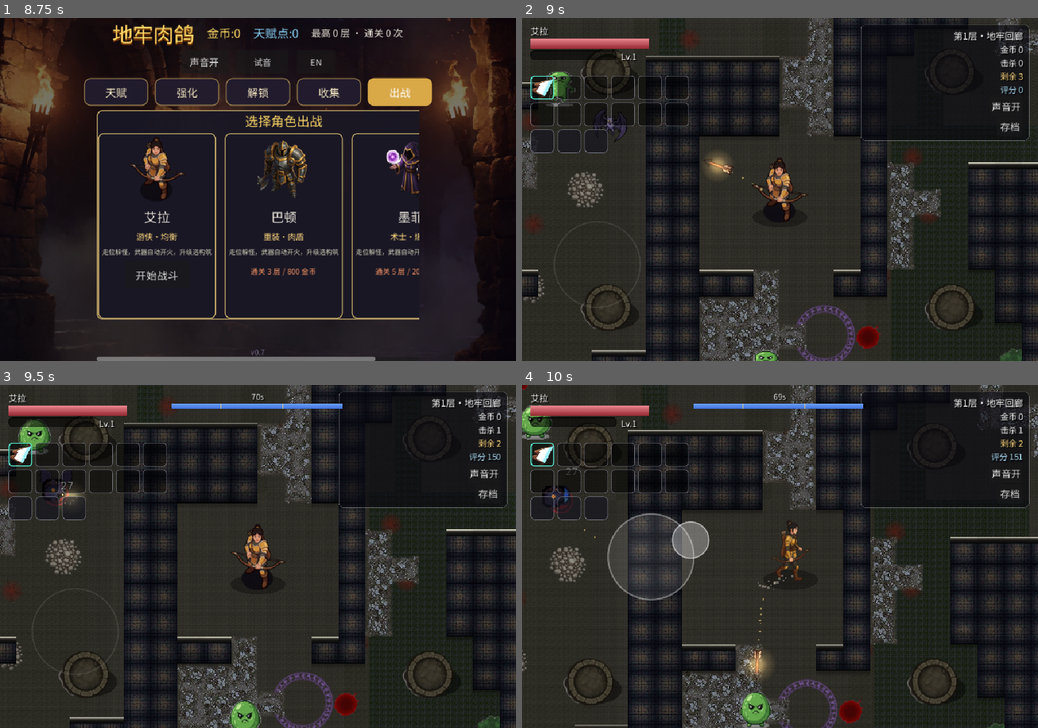
Above: before the commit, frames 1-4 (two rows, left to right).
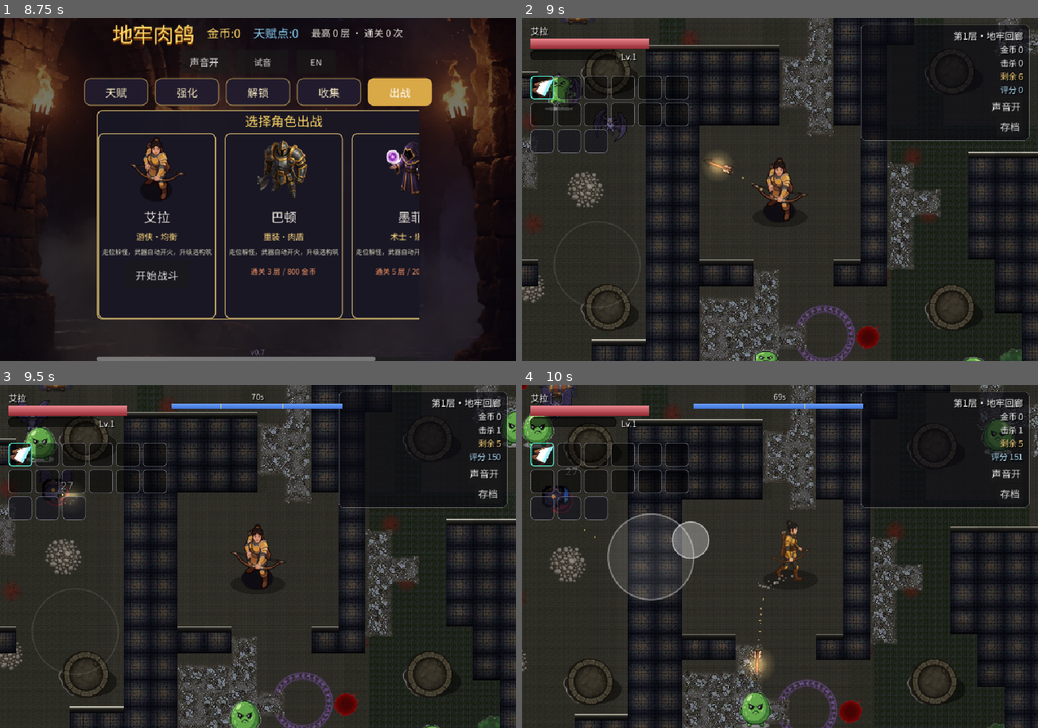
Above: after the commit, the same moments.

Repository: owlco001/dungeon-rogue-godot
Game: Godot game, scene res://scenes/lobby.tscn
Two runs of this game, one before a commit and one after it. Both use one fixed random seed, a clock stepped at 60 frames per second and the inputs below.
Inputs (mouse positions are in pixels of both pictures, inside the frame that each line leads up to):
- Up to frame 1 (8.75 s): click "声音开" at 0.5 s; click "声音关" at 1.25 s; click "试音" at 2 s; click "EN" at 2.75 s; click "Test" at 3.5 s; click "中文" at 4.25 s; click "天赋" at 5 s; click "强化" at 5.75 s; click "解锁" at 6.5 s; click "收集" at 7.25 s; click "出战" at 8 s
- Up to frame 2 (9 s): click "开始战斗" at 8.75 s
- Up to frame 3 (9.5 s): no input
- Up to frame 4 (10 s): drag from (651, 556) to (831, 481) at 9.52 s

Frame 1 is identical in both runs. In frame 2, 8.6% of the frame differs, in the area x 0-100%, y 0-100%; in frame 3, 9.0%; in frame 4, 9.3%.

Commit message:
v0.8.22: 伪3D Y-sort（墙按行拆节点+柱子独立节点，Main开y_sort：贴上墙不被盖、贴下墙被盖）+ 刷怪量提升（base 6→10，per_floor 1.35→2.2，max 46→80）

Diff:
--- a/data/floors.json
+++ b/data/floors.json
@@ -1,40 +1,40 @@
 {
- "count": {
-  "base": 6,
-  "max": 46,
-  "min": 6,
-  "per_floor": 1.35
- },
- "elite_hp_mult": 2.0,
- "mix_anchors": {
-  "1": {
-   "bat": 0.3,
-   "slime": 0.7
+  "count": {
+    "base": 10,
+    "max": 80,
+    "min": 10,
+    "per_floor": 2.2
   },
-  "10": {
-   "slime": 0.368,
-   "bat": 0.23,
-   "skeleton": 0.23,
-   "spitter": 0.08,
-   "brute": 0.092
-  },
-  "20": {
-   "slime": 0.175,
-   "bat": 0.13,
-   "skeleton": 0.26,
-   "spitter": 0.12,
-   "exploder": 0.09,
-   "gargoyle": 0.035,
-   "brute": 0.19
-  },
-  "30": {
-   "slime": 0.136,
-   "bat": 0.112,
-   "skeleton": 0.229,
-   "spitter": 0.16,
-   "exploder": 0.12,
-   "gargoyle": 0.1,
-   "brute": 0.143
+  "elite_hp_mult": 2.0,
+  "mix_anchors": {
+    "1": {
+      "bat": 0.3,
+      "slime": 0.7
+    },
+    "10": {
+      "slime": 0.368,
+      "bat": 0.23,
+      "skeleton": 0.23,
+      "spitter": 0.08,
+      "brute": 0.092
+    },
+    "20": {
+      "slime": 0.175,
+      "bat": 0.13,
+      "skeleton": 0.26,
+      "spitter": 0.12,
+      "exploder": 0.09,
+      "gargoyle": 0.035,
+      "brute": 0.19
+    },
+    "30": {
+      "slime": 0.136,
+      "bat": 0.112,
+      "skeleton": 0.229,
+      "spitter": 0.16,
+      "exploder": 0.12,
+      "gargoyle": 0.1,
+      "brute": 0.143
+    }
   }
- }
 }
--- a/scripts/arena.gd
+++ b/scripts/arena.gd
@@ -89,11 +89,12 @@
 	add_child(cs)
 
 
-class WallsVisual extends Node2D:
-	# L4 房间墙体视觉（v0.8.6 主题化）：逐格主题墙砖 + 亮度抖动；
-	# 南侧邻地面 → 立面（side 贴图）+ 底边压暗 + 向地面投 10px 影；
-	# 北侧邻地面 → 顶部高光。全部命令在一个 canvas item 内（缓存绘制）。
-	var rects: Array = []  # grid 缺失时的兜底（合并矩形）
+class WallRow extends Node2D:
+	# v0.8.22 伪3D Y-sort：每行墙一个节点，父级（Main）开 y_sort_enabled；
+	# 节点 y 取行底 - YSORT_BIAS（角色精灵半高与碰撞半径之差）：贴上墙时角色盖过墙跟、
+	# 贴下墙时墙盖过角色。绘制内容与旧 WallsVisual 单格逻辑一致（本地坐标）。
+	const YSORT_BIAS := 20.0
+	var row := 0
 	var grid := PackedByteArray()
 	var gw := 32
 	var gh := 24
@@ -109,56 +110,67 @@
 
 	func _draw() -> void:
 		if grid.is_empty() or wall_tex == null:
-			# 兜底：旧平色矩形
-			for r in rects:
-				var p: Vector2 = r["pos"]
-				var s: Vector2 = r["size"]
-				var top := Rect2(p - s * 0.5, s)
-				draw_rect(top, Color(0.16, 0.14, 0.18, 1.0))
-				draw_rect(Rect2(top.position, Vector2(s.x, 6.0)), Color(0.32, 0.28, 0.34, 1.0))
 			return
 		var side: Texture2D = side_tex if side_tex != null else wall_tex
-		for y in range(gh):
-			for x in range(gw):
-				if grid[y * gw + x] != 1:
-					continue
-				var rect := Rect2(float(x) * cell, float(y) * cell, cell, cell)
-				var h := hash("%s:%d:%d" % [theme, x, y])
-				var shade := 0.88 + float(absi(h) % 100) / 100.0 * 0.20
-				# 主体：side 砖纹（wall 贴图是横向光带条纹，只能当顶盖用）
-				# v0.8.15 去重复：按 hash 水平镜像，打破竖条纹周期感
-				if (absi(h >> 7) % 2) == 0:
-					draw_set_transform(rect.position + Vector2(cell, 0.0), 0.0, Vector2(-1, 1))
-					draw_texture_rect(side, Rect2(Vector2.ZERO, Vector2(cell, cell)), false,
+		for x in range(gw):
+			if grid[row * gw + x] != 1:
+				continue
+			var lp := Vector2(float(x) * cell, -cell)  # 本行格子本地左上
+			var h := hash("%s:%d:%d" % [theme, x, row])
+			var shade := 0.88 + float(absi(h) % 100) / 100.0 * 0.20
+			# 主体：side 砖纹（wall 贴图是横向光带条纹，只能当顶盖用）
+			# v0.8.15 去重复：按 hash 水平镜像，打破竖条纹周期感
+			if (absi(h >> 7) % 2) == 0:
+				draw_set_transform(lp + Vector2(cell, 0.0), 0.0, Vector2(-1, 1))
+				draw_texture_rect(side, Rect2(Vector2.ZERO, Vector2(cell, cell)), false,
 						Color(shade, shade, shade))
-					draw_set_transform(Vector2.ZERO, 0.0, Vector2.ONE)
-				else:
-					draw_texture_rect(side, rect, false, Color(shade, shade, shade))
-				if not _is_wall(x, y - 1):
-					# 北侧顶盖：wall 光带压进顶部 12px 成受光斜面 + 高光线
-					draw_texture_rect(wall_tex, Rect2(rect.position, Vector2(cell, 12.0)),
+				draw_set_transform(Vector2.ZERO, 0.0, Vector2.ONE)
+			else:
+				draw_texture_rect(side, Rect2(lp, Vector2(cell, cell)), false, Color(shade, shade, shade))
+			if not _is_wall(x, row - 1):
+				# 北侧顶盖：wall 光带压进顶部 12px 成受光斜面 + 高光线
+				draw_texture_rect(wall_tex, Rect2(lp, Vector2(cell, 12.0)),
 						false, Color(shade, shade, shade))
-					draw_rect(Rect2(rect.position, Vector2(cell, 2.0)), Color(1, 1, 1, 0.25))
-				if not _is_wall(x, y + 1):
-					# 南侧立面：下半压暗 + 底边线 + 地面投影（v0.8.15 投影改 4 级柔边渐隐）
-					draw_rect(Rect2(rect.position + Vector2(0, cell * 0.55),
+				draw_rect(Rect2(lp, Vector2(cell, 2.0)), Color(1, 1, 1, 0.25))
+			if not _is_wall(x, row + 1):
+				# 南侧立面：下半压暗 + 底边线 + 地面投影（v0.8.15 投影改 4 级柔边渐隐）
+				draw_rect(Rect2(lp + Vector2(0, cell * 0.55),
 						Vector2(cell, cell * 0.45)), Color(0, 0, 0, 0.18))
-					draw_rect(Rect2(rect.position + Vector2(0, cell - 3.0), Vector2(cell, 3.0)),
+				draw_rect(Rect2(lp + Vector2(0, cell - 3.0), Vector2(cell, 3.0)),
 						Color(0, 0, 0, 0.45))
-					for i in range(4):
-						var sa := 0.28 * (1.0 - float(i) / 4.0)
-						draw_rect(Rect2(rect.position + Vector2(0, cell + float(i) * 2.5),
+				for i in range(4):
+					var sa := 0.28 * (1.0 - float(i) / 4.0)
+					draw_rect(Rect2(lp + Vector2(0, float(i) * 2.5),
 							Vector2(cell, 2.5)), Color(0, 0, 0, sa))
 
 
+class PillarVisual extends Node2D:
+	# v0.8.22 柱子也参与 Y-sort（之前烘进静态图，永远在角色下面）
+	var pillar_tex: Texture2D = null
+
+	func _draw() -> void:
+		draw_set_transform(Vector2(8, 14), 0.0, Vector2(1.0, 0.55))
+		draw_circle(Vector2.ZERO, 50.0, Color(0, 0, 0, 0.45))
+		draw_set_transform(Vector2.ZERO, 0.0, Vector2.ONE)
+		if pillar_tex != null:
+			var ps := pillar_tex.get_size()
+			var target := 116.0
+			var k := target / maxf(ps.x, ps.y)
+			draw_texture_rect(pillar_tex,
+					Rect2(-ps.x * k * 0.5, -ps.y * k * 0.5, ps.x * k, ps.y * k), false)
+		else:
+			draw_circle(Vector2.ZERO, 42.0, Color(0.20, 0.18, 0.26))
+			draw_circle(Vector2.ZERO, 42.0 * 0.72, Color(0.26, 0.23, 0.33))
+
+
 var _room_wall_shapes: Array = []
-var _room_walls_visual: WallsVisual = null
+var _room_wall_rows: Array = []
+var _pillar_nodes: Array = []
 
 
 ## L4：按房间生成结果建墙（碰撞挂本 StaticBody2D，layer 4 与边框一致）
 func build_room_walls(rects: Array, p_grid: PackedByteArray = PackedByteArray()) -> void:
 	clear_room_walls()
-	var visual_rects: Array = []
 	for r in rects:
 		var cs := CollisionShape2D.new()
 		var shape := RectangleShape2D.new()
@@ -167,15 +179,27 @@
 		cs.position = r["pos"]
 		add_child(cs)
 		_room_wall_shapes.append(cs)
-		visual_rects.append(r)
-	_room_walls_visual = WallsVisual.new()
-	_room_walls_visual.rects = visual_rects
-	_room_walls_visual.grid = p_grid
-	_room_walls_visual.wall_tex = _wall_tex
-	_room_walls_visual.side_tex = _side_tex
-	_room_walls_visual.theme = theme
-	_room_walls_visual.z_index = 2
-	add_child(_room_walls_visual)
+	# v0.8.22：每行墙一个节点，挂到 Main（父级开 y_sort）参与伪3D 排序
+	var yparent := get_parent()
+	if yparent == null or p_grid.is_empty():
+		return
+	for y in range(24):
+		var has := false
+		for x in range(32):
+			if p_grid[y * 32 + x] == 1:
+				has = true
+				break
+		if not has:
+			continue
+		var rn := WallRow.new()
+		rn.row = y
+		rn.grid = p_grid
+		rn.wall_tex = _wall_tex
+		rn.side_tex = _side_tex
+		rn.theme = theme
+		rn.position = Vector2(0, (float(y) + 1.0) * 50.0 - WallRow.YSORT_BIAS)
+		yparent.add_child(rn)
+		_room_wall_rows.append(rn)
 
 
 func clear_room_walls() -> void:
@@ -183,9 +207,10 @@
 		if is_instance_valid(cs):
 			cs.queue_free()
 	_room_wall_shapes.clear()
-	if is_instance_valid(_room_walls_visual):
-		_room_walls_visual.queue_free()
-		_room_walls_visual = null
+	for rn in _room_wall_rows:
+		if is_instance_valid(rn):
+			rn.queue_free()
+	_room_wall_rows.clear()
 
 
 func set_theme(t: String) -> void:
@@ -205,6 +230,14 @@
 		_side_tex = _wall_tex
 	_hazard_tex = _make_hazard_texture()
 	_pillar_tex = load("res://assets/tiles/decor/pillar.png") as Texture2D
+	# v0.8.22：柱子节点参与 Y-sort（挂 Main）；baker 不建（烘焙图里不含柱子）
+	if not _is_baker and _pillar_nodes.is_empty() and get_parent() != null:
+		for pp in PILLARS:
+			var pv := PillarVisual.new()
+			pv.pillar_tex = _pillar_tex
+			pv.position = pp
+			get_parent().add_child(pv)
+			_pillar_nodes.append(pv)
 	_decal_texs.clear()
 	for dn in DECAL_NAMES:
 		_decal_texs.append(load("res://assets/tiles/decals/decal_%s.png" % dn) as Texture2D)
@@ -273,11 +306,12 @@
 	_build_torches()
 	_build_rune_decals(drng, center)
 	# v0.8.6：房间内墙跟随主题换砖（build_room_walls 时用的是上一层贴图）
-	if _room_walls_visual != null and is_instance_valid(_room_walls_visual):
-		_room_walls_visual.wall_tex = _wall_tex
-		_room_walls_visual.side_tex = _side_tex
-		_room_walls_visual.theme = theme
-		_room_walls_visual.queue_redraw()
+	for rn in _room_wall_rows:
+		if is_instance_valid(rn):
+			rn.wall_tex = _wall_tex
+			rn.side_tex = _side_tex
+			rn.theme = theme
+			rn.queue_redraw()
 	queue_redraw()
 	if not _is_baker:
 		_request_bake()
@@ -558,17 +592,4 @@
 	draw_texture_rect(_vignette_b, Rect2(0, H - 40, W, 40), false)
 	draw_texture_rect(_vignette_l, Rect2(0, 0, 40, H), false)
 	draw_texture_rect(_vignette_r, Rect2(W - 40, 0, 40, H), false)
-	# 柱子：椭圆阴影 + 柱体贴图
-	for p in PILLARS:
-		draw_set_transform(p + Vector2(8, 14), 0.0, Vector2(1.0, 0.55))
-		draw_circle(Vector2.ZERO, PILLAR_R + 8.0, Color(0, 0, 0, 0.45))
-		draw_set_transform(Vector2.ZERO, 0.0, Vector2.ONE)
-		if _pillar_tex != null:
-			var ps := _pillar_tex.get_size()
-			var target := 116.0
-			var k := target / maxf(ps.x, ps.y)
-			draw_texture_rect(_pillar_tex,
-				Rect2(p.x - ps.x * k * 0.5, p.y - ps.y * k * 0.5, ps.x * k, ps.y * k), false)
-		else:
-			draw_circle(p, PILLAR_R, Color(0.20, 0.18, 0.26))
-			draw_circle(p, PILLAR_R * 0.72, Color(0.26, 0.23, 0.33))
+	# v0.8.22：柱子改由 PillarVisual 节点绘制（参与 Y-sort），此处不再绘制
--- a/scripts/main.gd
+++ b/scripts/main.gd
@@ -25,12 +25,15 @@
 		_t += d
 		_tick -= d
 		queue_redraw()
+		# v0.8.20：在范围内每帧压住减速（之前 0.5s 脉冲一次、0.225s 就回满，减速断断续续）
+		var pl := get_tree().get_first_node_in_group("player") as Node2D
+		var inside := pl != null and is_instance_valid(pl) \
+				and global_position.distance_to(pl.global_position) <= radius
+		if inside:
+			pl.set("external_slow_mult", 0.55)
 		if _tick <= 0.0:
 			_tick = 0.5
-			var pl := get_tree().get_first_node_in_group("player") as Node2D
-			if pl != null and is_instance_valid(pl) \
-					and global_position.distance_to(pl.global_position) <= radius:
-				pl.set("external_slow_mult", 0.55)
+			if inside:
 				if pl.has_method("take_damage"):
 					pl.take_damage(tick_dmg,
 						(pl.global_position - global_position).normalized(), 0.5)
@@ -83,6 +86,9 @@
 
 func _ready() -> void:
 	add_to_group("game")
+	# v0.8.22 伪3D：子节点按 Y 排序（同 z_index 内）。墙按行拆节点、柱子独立节点，
+	# 与玩家/怪/掉落同级排序：贴上墙角色盖过墙跟，贴下墙角色被墙盖住。
+	y_sort_enabled = true
 	arena = StaticBody2D.new()
 	arena.set_script(ArenaScript)
 	arena.name = "Arena"
@@ -142,7 +148,6 @@
 	player.name = "Player"
 	player.position = Vector2(ARENA_W * 0.5, ARENA_H * 0.5)
 	add_child(player)
-	player.z_index = 3  # v0.8.20：实体盖过房间墙（墙 z=2），修北墙边被盖住的图层错误
 	player.hp_changed.connect(_on_player_hp)
 	player.xp_changed.connect(_on_player_xp)
 	player.gold_changed.connect(hud.set_gold)
@@ -326,7 +331,6 @@
 	e.position = _spawn_pos()
 	e.died.connect(_on_enemy_died)
 	add_child(e)
-	e.z_index = 3
 	if e.has_meta("pooled_reuse"):
 		e.remove_meta("pooled_reuse")
 		e.spawn_init()
@@ -858,7 +862,6 @@
 	player.name = "Player"
 	player.position = Vector2(ARENA_W * 0.5, ARENA_H * 0.5)
 	add_child(player)
-	player.z_index = 3  # v0.8.20：实体盖过房间墙（墙 z=2），修北墙边被盖住的图层错误
 	player.hp_changed.connect(_on_player_hp)
 	player.xp_changed.connect(_on_player_xp)
 	player.gold_changed.connect(hud.set_gold)
@@ -884,6 +887,7 @@
 			w["cd_t"] = float(w.get("cd_t", 0.0))
 	player.passives = (save_data.get("passives", {}) as Dictionary).duplicate(true)
 	player.relics = (save_data.get("relics", []) as Array).duplicate()
+	player._recalc()  # v0.8.20：继续存档后按被动/遗物重算速度与磁吸（之前残留初始值）
 	player.skills = (save_data.get("skills", []) as Array).duplicate(true)
 	for s in player.skills:
 		if s is Dictionary:
--- a/scripts/player.gd
+++ b/scripts/player.gd
@@ -93,6 +93,7 @@
 	RelicEffects.attach(self)
 	_setup_dust()
 	_play("idle_down")
+	_recalc()  # v0.8.20：新开局也按被动/遗物/局外加成算速度与磁吸（之前要等第一次获得被动才生效）
 	hp_changed.emit(hp, max_hp)
 
 
--- a/scripts/projectile.gd
+++ b/scripts/projectile.gd
@@ -29,6 +29,8 @@
 var _traveled := 0.0
 var _hit_set := {}
 var _sprite: Sprite2D
+var _hostile_tint := Color(0.55, 1.0, 0.29)  # v0.8.20：敌对弹外观延迟到 _ready 应用（首建时 _sprite 尚为 null）
+var _hostile_scale := 0.8
 var _trail: CPUParticles2D = null
 var _game: Node = null
 var _returning := false
@@ -83,8 +85,17 @@
 		p_dmg: float, p_range: float, p_tint: Color = Color(0.55, 1.0, 0.29)) -> void:
 	setup(p_tex, p_pos, p_dir, p_speed, p_dmg, 0, 0, 0.0, 0.0, 2.0, p_range, 0.0)
 	hostile = true
-	_sprite.modulate = p_tint
-	_sprite.scale = Vector2.ONE * 0.8
+	_hostile_tint = p_tint
+	# v0.8.20：调用方在 add_child 前 setup，首建时 _sprite 为 null，外观留给 _ready 应用
+	if _sprite != null:
+		_apply_hostile_look()
+
+
+func _apply_hostile_look() -> void:
+	if _sprite == null:
+		return
+	_sprite.modulate = _hostile_tint
+	_sprite.scale = Vector2.ONE * _hostile_scale
 
 
 func spawn_init() -> void:
@@ -100,6 +111,8 @@
 	_sprite = Sprite2D.new()
 	_sprite.texture = load(tex_path) as Texture2D
 	_sprite.rotation = dir.angle()
+	if hostile:
+		_apply_hostile_look()
 	add_child(_sprite)
 	z_index = 4
 	_game = get_tree().get_first_node_in_group("game")
@@ -281,6 +294,9 @@
 
 
 func _apply_homing(delta: float) -> void:
+	# v0.8.20：敌对弹不吃寻敌转向（否则酸弹会被带向喷吐怪自己，偏离玩家）
+	if hostile:
+		return
 	# 回旋斧返程时不追踪
 	if boomerang and _returning:
 		return
--- a/test/auto_v08.gd
+++ b/test/auto_v08.gd
@@ -310,9 +310,9 @@
 
 # ---- V9 静态（B3）：刷怪曲线断言（01 §3.2）----
 func _v9() -> void:
-	_check("V9 count f1=6", GameData.floor_count(1) == 6, "got %d" % GameData.floor_count(1))
-	_check("V9 count f29=44", GameData.floor_count(29) == 44, "got %d" % GameData.floor_count(29))
-	_check("V9 count f60=46 cap", GameData.floor_count(60) == 46, "got %d" % GameData.floor_count(60))
+	_check("V9 count f1=10", GameData.floor_count(1) == 10, "got %d" % GameData.floor_count(1))
+	_check("V9 count f29=72", GameData.floor_count(29) == 72, "got %d" % GameData.floor_count(29))
+	_check("V9 count f60=80 cap", GameData.floor_count(60) == 80, "got %d" % GameData.floor_count(60))
 	var mono := true
 	for f in range(2, 61):
 		if GameData.floor_count(f) < GameData.floor_count(f - 1):
--- a/tools/check_parse.gd
+++ b/tools/check_parse.gd
@@ -9,7 +9,10 @@
 	files.sort()
 	var failed: Array[String] = []
 	for f in files:
-		if load(f) == null:
+		var s := load(f) as GDScript
+		# v0.8.20：load() 对语法错误的脚本也不返回 null；reload() 会误伤引用 autoload 的脚本，
+		# 用 can_instantiate() 判定（坏脚本 false，正常脚本/autoload 均为 true，已实测）
+		if s == null or not s.can_instantiate():
 			failed.append(f)
 	var auto_failed: Array[String] = []
 	for p in ProjectSettings.get_property_list():
Binary file changed: assets/fonts/hud-subset.ttf
